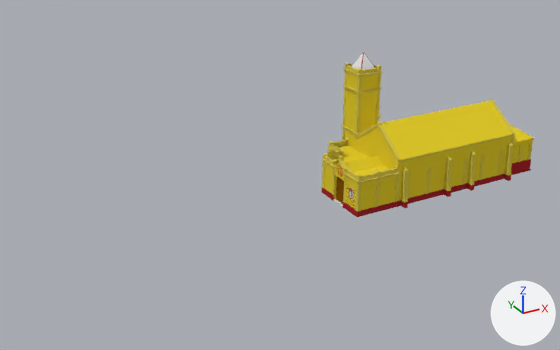
One commit to the Blender file Utils/Modelos/igreja matriz.blend: the scene before it, then after it.
Rendered twice from a 50 mm camera at (-70.2, -92.7, 52.4) aimed at (-19.2, 0.1, 6.0). Every picture has the same lights, and +X, +Y and +Z are marked at lower right.
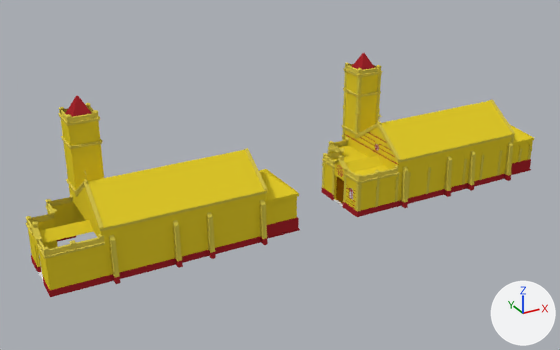
Changed parts and their boxes [x1, y1, x2, y2] in the pictures (560 x 350 px):
'Cube.011', added (yellow): after [28, 96, 300, 297]
    faces in mat_material_005 (yellow #e7cf2c): [28, 119, 299, 290]
    faces in mat_material_003 (red #a7282e): [31, 96, 300, 297]
'Plane.001', added (yellow): after [26, 113, 267, 259]
'Cube.010', added (yellow): after [26, 103, 104, 256]
'Cube.009', added (yellow): after [109, 200, 268, 284]
    faces in mat_material_007 (yellow #d8c84c): [109, 200, 267, 278]
    faces in mat_material_010 (red #a7282e): [113, 237, 268, 284]
part 1 of me_cube_001, built on: before [344, 72, 398, 169]; after [344, 72, 514, 169]
part 2 of me_cube_001, recoloured (white to red): [352, 53, 374, 70] in both

What changed in the scene script:
```text
Change me_cube_001:
    used by ob_cube; location = (0.0, 0.0, 1.1)
    remove me_cube_001.from_pydata(...)  # 3850 vertices, 2527 faces, 117 loose edges; spans x -10.2..25.8, y -7.4..8.0, z -1.1..19.8
    add me_cube_001.from_pydata(...)  # 5823 vertices, 3761 faces, 118 loose edges; spans x -10.2..25.8, y -7.4..8.2, z -1.1..19.8
    me_cube_001 part 1: 4 vertices removed from x -3.0..1.0, y 7.9, z 3.3..7.1; 1435 vertices added at x -3.0..1.0, y -7.2..8.2, z 0.5..16.2
    me_cube_001 part 2: 4 faces spanning x -2.7..1.0, y 4.0..7.7, z 16.6..19.8 switch from mat_material_006 (white #e7e7e7) to mat_material_003 (red #a7282e)
Add me_cube_010:
    me_cube_010.from_pydata(...)  # 71 vertices, 35 faces; spans x 3.0..49.7, y -17.1..3.8, z -11.8..-0.9
    # faces by material slot: [24, 11]
    me_cube_010.materials.append(mat_material_007)  # yellow #d8c84c
    me_cube_010.materials.append(mat_material_010)  # red #a7282e
Add me_plane_001:
    me_plane_001.from_pydata(...)  # 345 vertices, 272 faces, 1 loose edge; spans x -8.4..22.1, y -3.1..9.6, z -15.6..0.0
    me_plane_001.materials.append(mat_material_008)  # yellow #dac74e
Add me_cube_011:
    me_cube_011.from_pydata(...)  # 328 vertices, 232 faces, 5 loose edges; spans x -0.9..10.6, y -0.2..15.1, z -1.0..12.6
    me_cube_011.materials.append(mat_material_009)  # yellow #dac74c
Add me_cube_012:
    me_cube_012.from_pydata(...)  # 243 vertices, 190 faces, 6 loose edges; spans x -10.1..25.8, y -7.4..8.0, z -1.1..19.8
    # faces by material slot: [107, 78, 5]
    me_cube_012.materials.append(mat_material_005)  # yellow #e7cf2c
    me_cube_012.materials.append(mat_material_003)  # red #a7282e
    me_cube_012.materials.append(mat_material_006)  # white #e7e7e7
Add ob_cube_009:
    ob_cube_009 = bpy.data.objects.new('Cube.009', me_cube_010)
    ob_cube_009.location = (-55.5, 2.0, 7.1)
    ob_cube_009.scale = (0.598, 0.598, 0.598)
Add ob_plane_001:
    ob_plane_001 = bpy.data.objects.new('Plane.001', me_plane_001)
    ob_plane_001.location = (-47.3, 8.2, 15.1)
    ob_plane_001.rotation_euler = (-1.571, 0.0, 0.0)  # degrees (-90, 0, 0)
Add ob_cube_010:
    ob_cube_010 = bpy.data.objects.new('Cube.010', me_cube_011)
    ob_cube_010.location = (-54.9, -7.1, 6.6)
Add ob_cube_011:
    ob_cube_011 = bpy.data.objects.new('Cube.011', me_cube_012)
    ob_cube_011.location = (-45.5, 0.0, 1.1)
```
